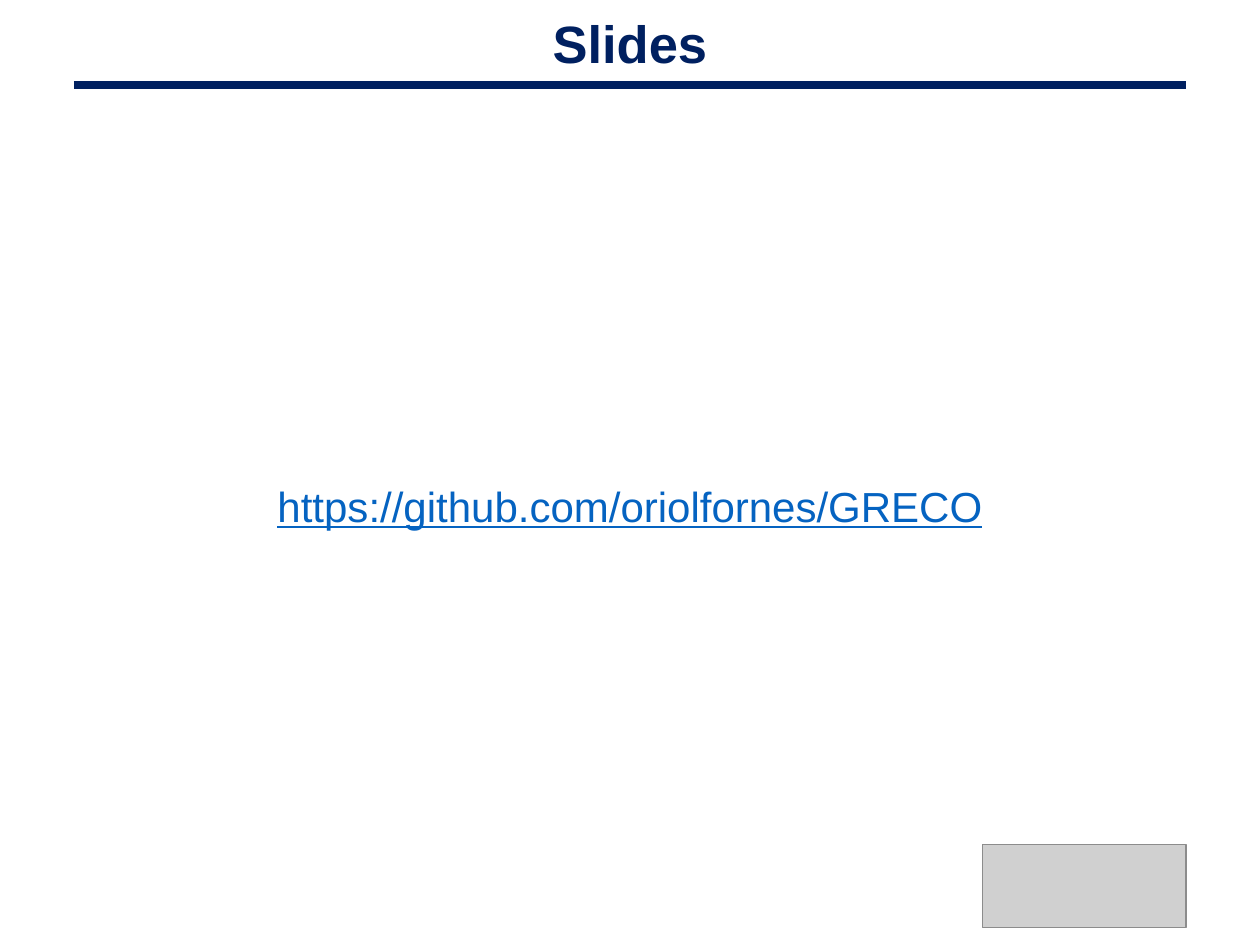
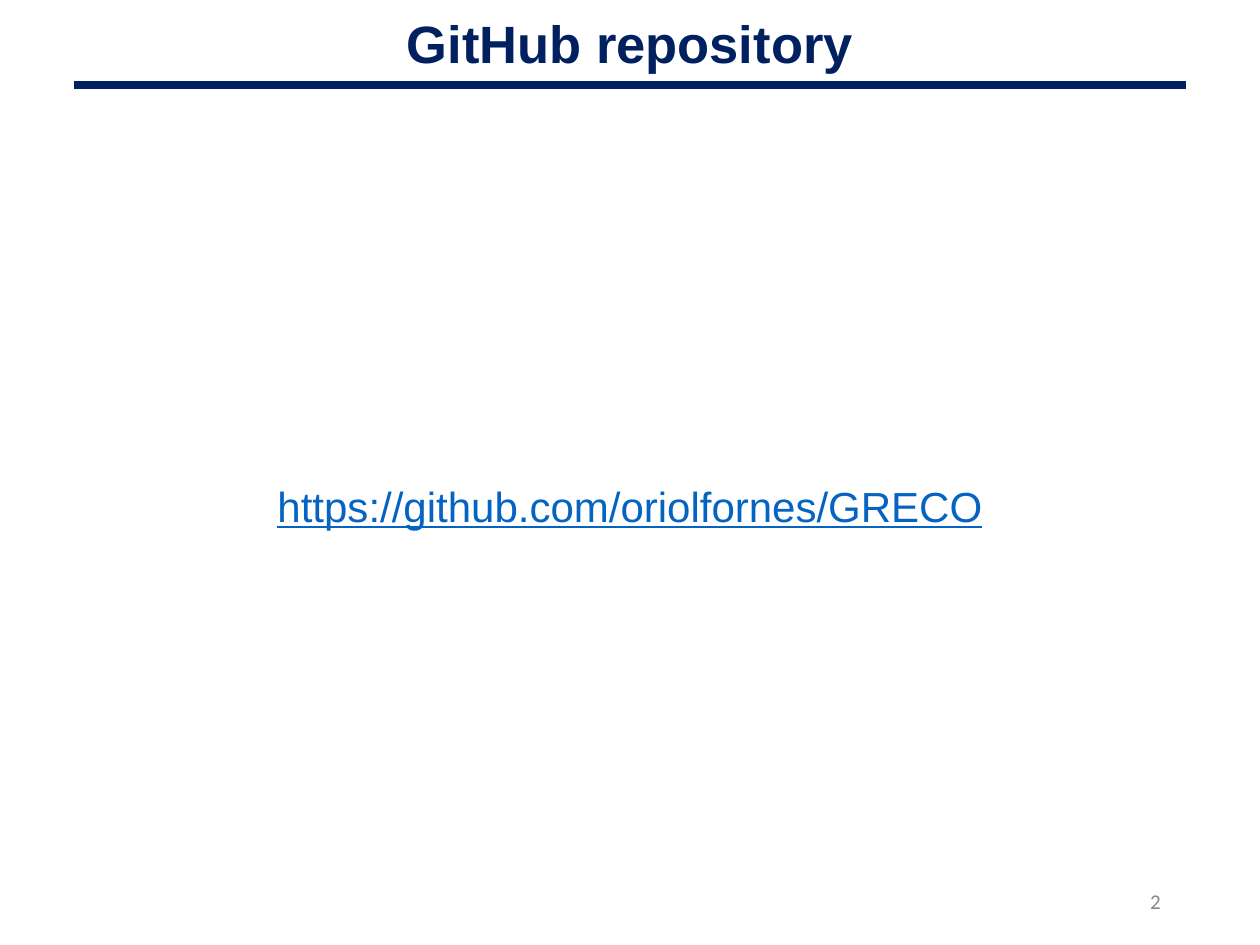
Before and after one commit to oriolfornes/GRECO-BIT-TFBS-annotations, a slide deck: slide 2 of Slides/OF_200218_GREEKC.pptx. Drawn at 1260x945 pixels with LibreOffice and Linux fonts; fonts in the diff are those of the drawing; grey boxes stand for pictures. Boxes give left, top, right and bottom in pixels: in the first picture for what was removed or moved away, otherwise in the second. Text is boxed around its words. In the diff, an @@ line names an element or a change of style, - is before the commit and + after.

Commit message:
last minute update to the slides

```diff
--- a/Slides/OF_200218_GREEKC.pptx
+++ b/Slides/OF_200218_GREEKC.pptx
@@ text at box(407, 25, 852, 74): text changed @@
-Slides
+GitHub repository
@@ picture removed at box(983, 844, 1186, 927) @@
@@ page number added at box(1150, 895, 1161, 909), 12 pt, text #888888 @@
+2
```
Also in this commit, not shown: 1 other file.
